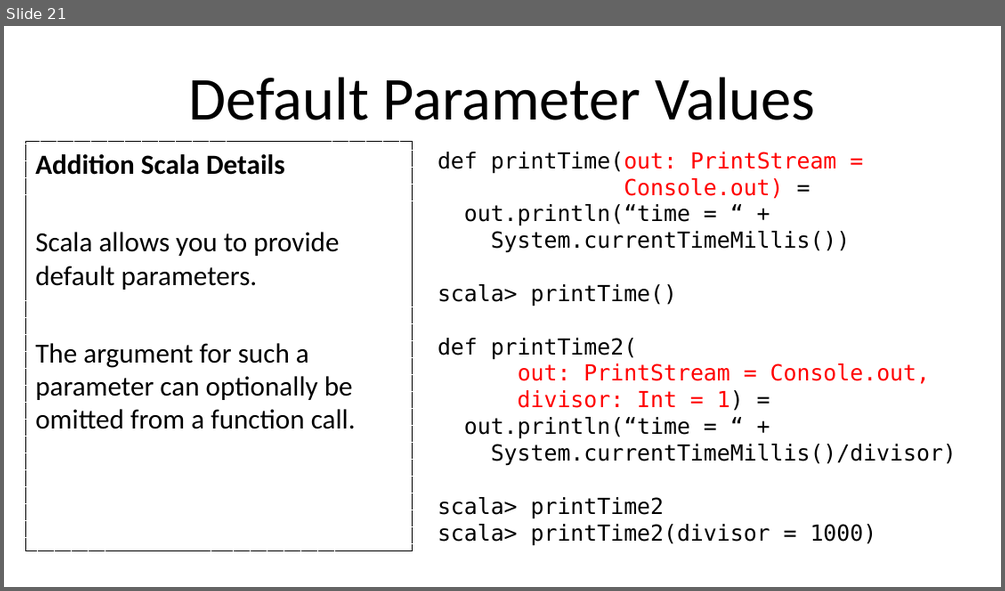
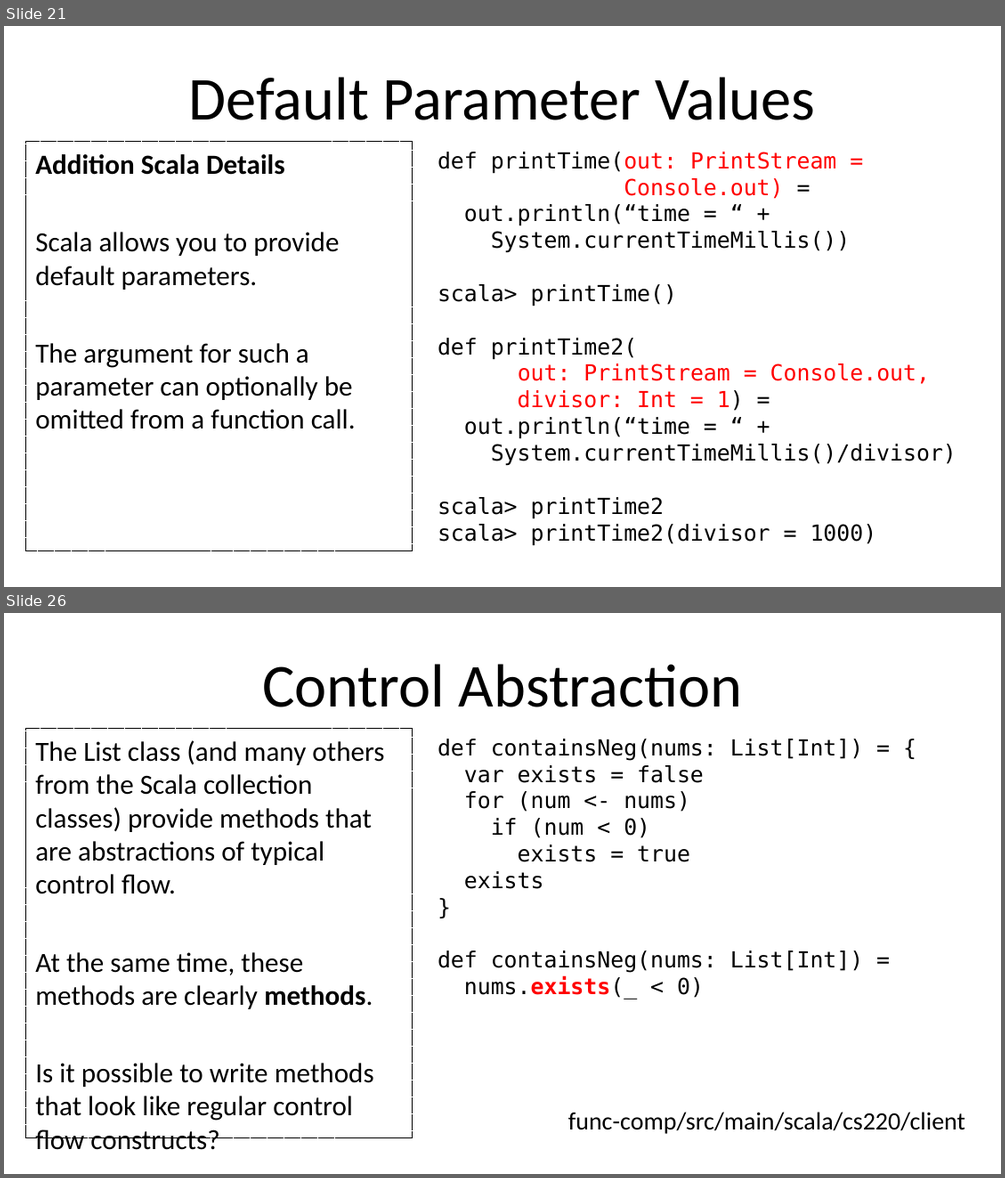
Before and after one commit to umass-cs-220/weekly-topic-control-abstraction, a slide deck: slides/control-abstraction.pptx. Shown one above the other, each under a label of ours: slide 21 before the commit, slides 21 and 26 after it; the slides between them are not shown. The pictures are 1005x591 and 1005x1178 pixels, drawn with LibreOffice and Linux fonts; fonts in the diff are those of the drawing; background and template pictures are left out. Boxes give left, top, right and bottom in pixels: in the first picture for what was removed or moved away, otherwise in the second. Text is boxed around its words. In the diff, an @@ line names an element or a change of style, - is before the commit and + after.

```diff
--- a/slides/control-abstraction.pptx
+++ b/slides/control-abstraction.pptx
@@ slide 26 added at (4,613,1001,1174), background #FFFFFF @@
@@ title added at (262,664,742,707), 44 pt, text #000000 @@
+Control Abstraction
@@ text added at (26,729,413,1138), outline #000000 0.75 pt dashed, 20 pt, text #000000 @@
+The List class (and many others from the Scala collection classes) provide methods that are abstractions of typical control flow.
+At the same time, these methods are clearly methods.
+Is it possible to write methods that look like regular control flow constructs?
@@ text added at (437,738,863,999), 16 pt, text #000000 @@
+def containsNeg(nums: List[Int]) = {
+var exists = false
+for (num <- nums)
+if (num < 0)
+exists = true
+exists
+}
+def containsNeg(nums: List[Int]) =
+nums.exists(_ < 0)
@@ text added at (568,1111,965,1134), 18 pt, text #000000 @@
+func-comp/src/main/scala/cs220/client
```
Also in this commit, not shown: 1 slide changed, 15 other slides added, 6 other files.
